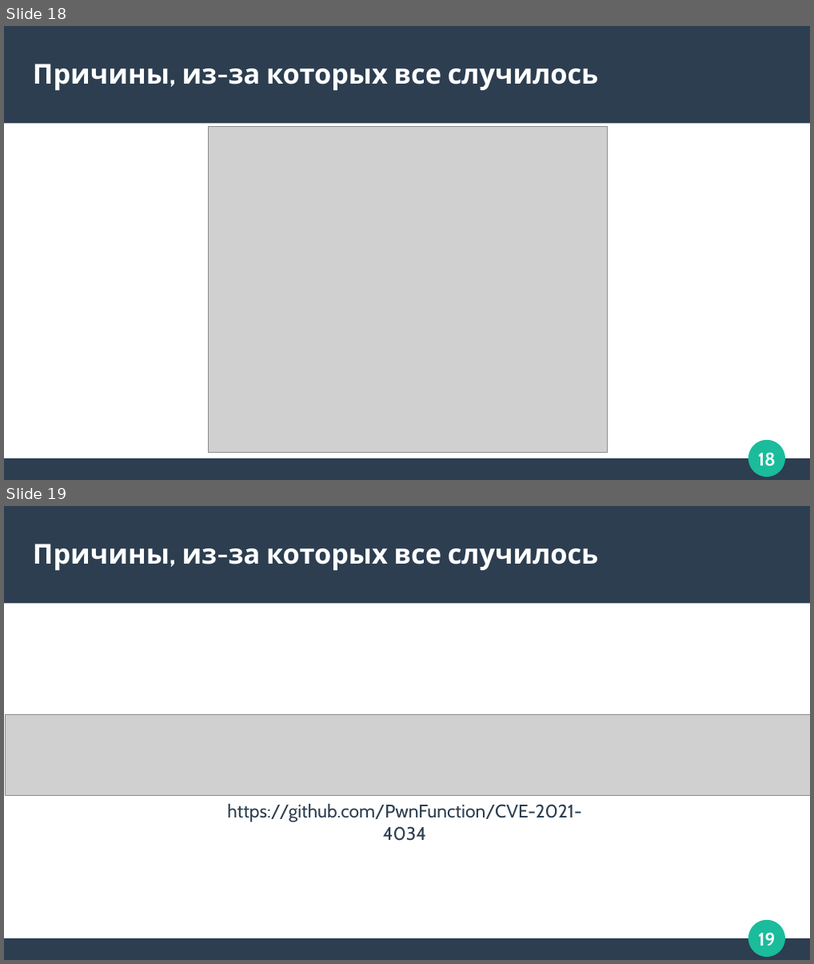
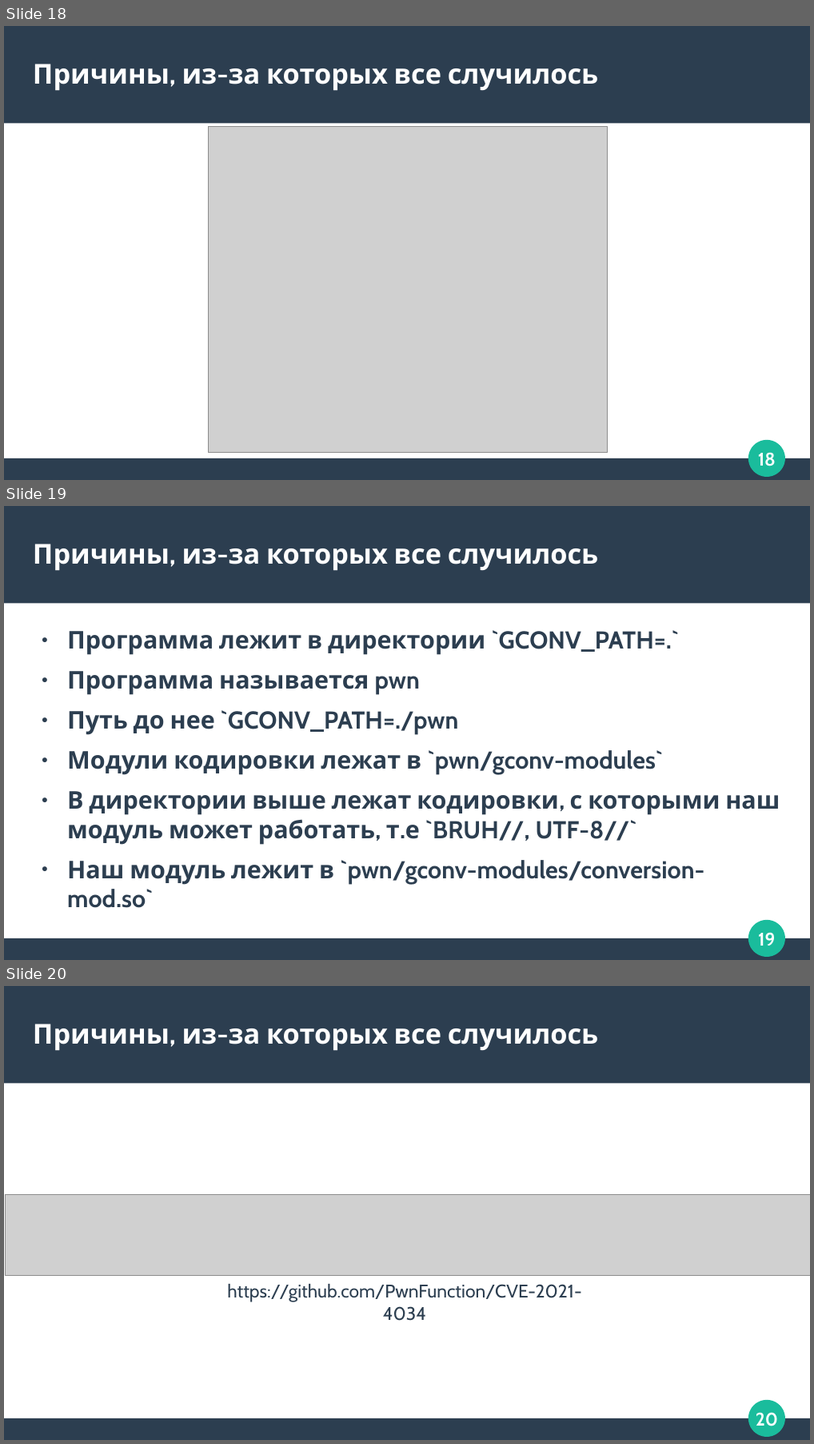
Before and after one commit to zubrailx/university-itmo, a slide deck: Year-3/Computer-architecture/lab-1/presentation.odp. Shown one above the other, each under a label of ours: slides 18 and 19 before the commit, slides 18, 19 and 20 after it. The pictures are 814x964 and 814x1444 pixels, drawn with LibreOffice and Linux fonts; fonts in the diff are those of the drawing; grey boxes stand for pictures. Boxes give left, top, right and bottom in pixels: in the first picture for what was removed or moved away, otherwise in the second. Text is boxed around its words. In the diff, an @@ line names an element or a change of style, - is before the commit and + after.

```diff
--- a/Year-3/Computer-architecture/lab-1/presentation.odp
+++ b/Year-3/Computer-architecture/lab-1/presentation.odp
@@ slide 19 added at [4,506,810,960], background #FFFFFF; not listed: 4 template elements that a slide beside it also shows @@
@@ title added at [33,544,599,571], 27 pt, text #FFFFFF, bold @@
+Причины, из-за которых все случилось
@@ text added at [67,630,780,908], 24 pt, text #2C3E50, bold @@
+● Программа лежит в директории `GCONV_PATH=.`
+● Программа называется pwn
+● Путь до нее `GCONV_PATH=./pwn
+● Модули кодировки лежат в `pwn/gconv-modules`
+● В директории выше лежат кодировки, с которыми наш модуль может работать, т.е `BRUH//, UTF-8//`
+● Наш модуль лежит в `pwn/gconv-modules/conversion-mod.so`
@@ what was slide 19 is now slide 20 @@
@@ page number at [756,1412,778,1426]: text changed @@
-19
+20
```
Also in this commit, not shown: 3 other files.
